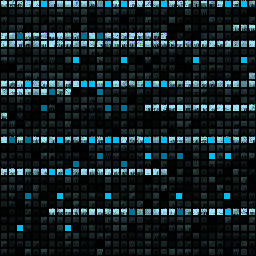
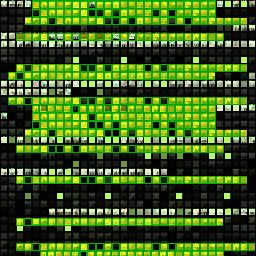
Layers edited between the first and the second 256×256 image:
added layer "Layer 17" above "Layer 16" over bbox(8, 0, 255, 256)
painted on "Layer 1" over bbox(0, 0, 256, 256)
